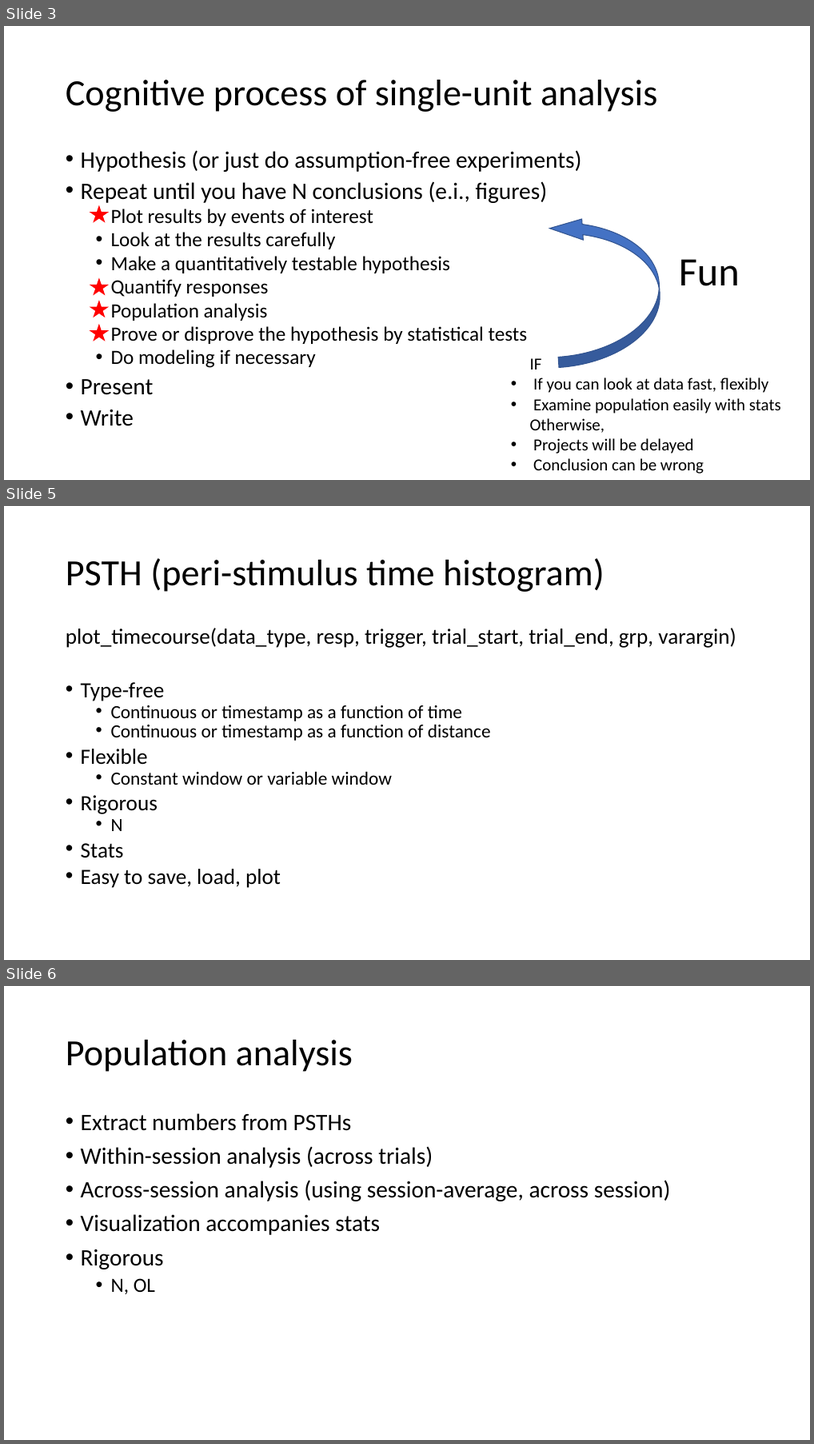
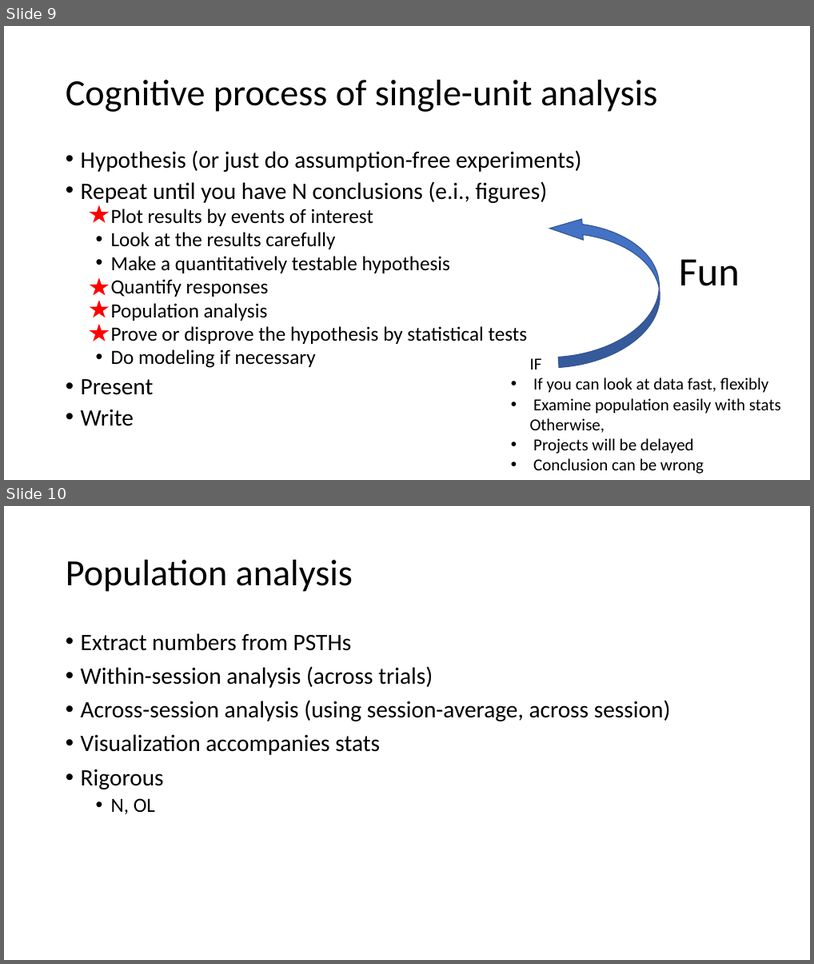
Before and after one commit to HRKimLab/libkm, a slide deck: A Matlab toolbox for single unit analysis.pptx. Shown one above the other, each under a label of ours: slides 3, 5 and 6 before the commit, slides 9 and 10 after it; the slides between them are not shown. The pictures are 814x1444 and 814x964 pixels, drawn with LibreOffice and Linux fonts; fonts in the diff are those of the drawing. Boxes give left, top, right and bottom in pixels: in the first picture for what was removed or moved away, otherwise in the second. Text is boxed around its words. In the diff, an @@ line names an element or a change of style, - is before the commit and + after.

```diff
--- a/A Matlab toolbox for single unit analysis.pptx
+++ b/A Matlab toolbox for single unit analysis.pptx
@@ slide 5 removed at [4, 506, 810, 960], background #FFFFFF @@
@@ title removed at [66, 558, 605, 592] @@
-PSTH (peri-stimulus time histogram)
@@ text removed at [66, 628, 737, 888] @@
-plot_timecourse(data_type, resp, trigger, trial_start, trial_end, grp, varargin)
-• Type-free
-  • Continuous or timestamp as a function of time
-  • Continuous or timestamp as a function of distance
-• Flexible
-  • Constant window or variable window
-• Rigorous
-  • N
-• Stats
-• Easy to save, load, plot
@@ what was slide 3 is now slide 9 @@
@@ what was slide 6 is now slide 10 @@
```
Also in this commit, not shown: 2 slides changed, 6 slides added, 2 other slides removed, 1 other file.
